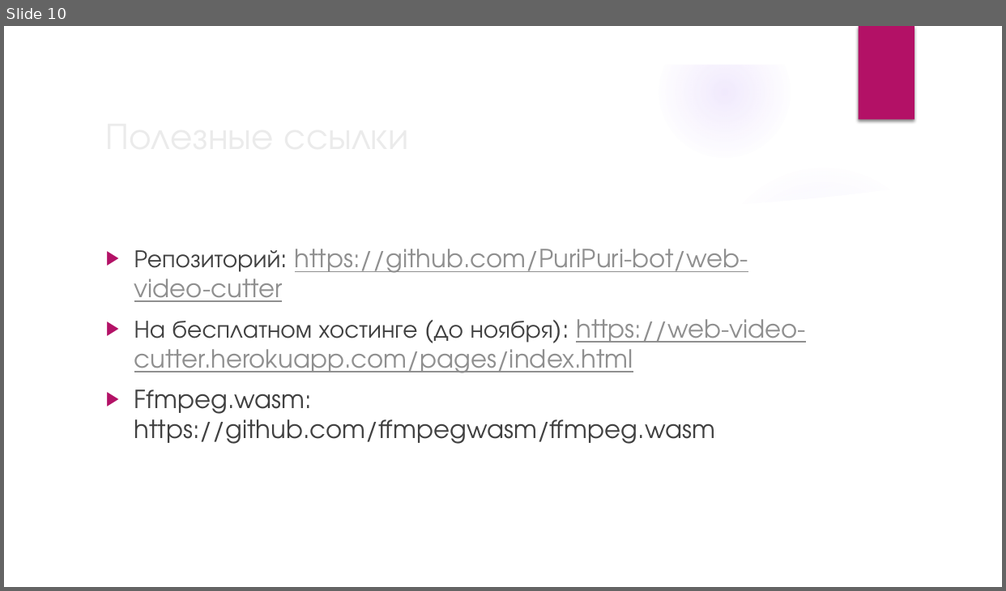
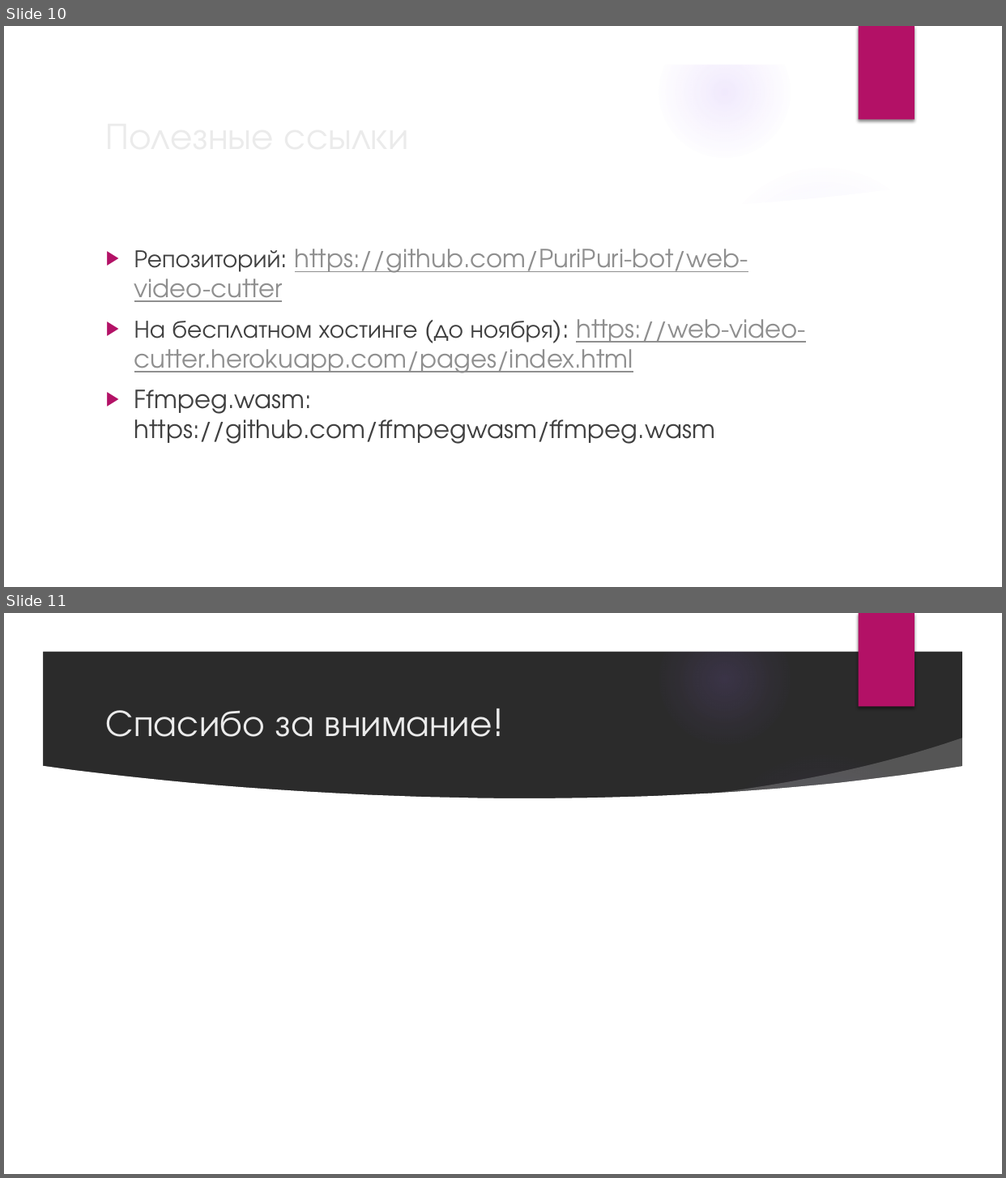
Before and after one commit to DaniilStolyarov/web-video-cutter, a slide deck: ЭФБО-01-22 Видео Редактор.pptx. Shown one above the other, each under a label of ours: slide 10 before the commit, slides 10 and 11 after it. The pictures are 1006x591 and 1006x1178 pixels, drawn with LibreOffice and Linux fonts; fonts in the diff are those of the drawing; background and template pictures are left out; a plain dark background stands for a picture behind light text. Boxes give left, top, right and bottom in pixels: in the first picture for what was removed or moved away, otherwise in the second. Text is boxed around its words. In the diff, an @@ line names an element or a change of style, - is before the commit and + after.

```diff
--- a/ЭФБО-01-22 Видео Редактор.pptx
+++ b/ЭФБО-01-22 Видео Редактор.pptx
@@ slide 11 added at (4, 613, 1002, 1174), background picture (left out); not listed: 9 template elements that a slide beside it also shows @@
@@ title added at (106, 710, 492, 737), 36 pt, text #EBEBEB @@
+Спасибо за внимание!
```
Also in this commit, not shown: 3 other files.
